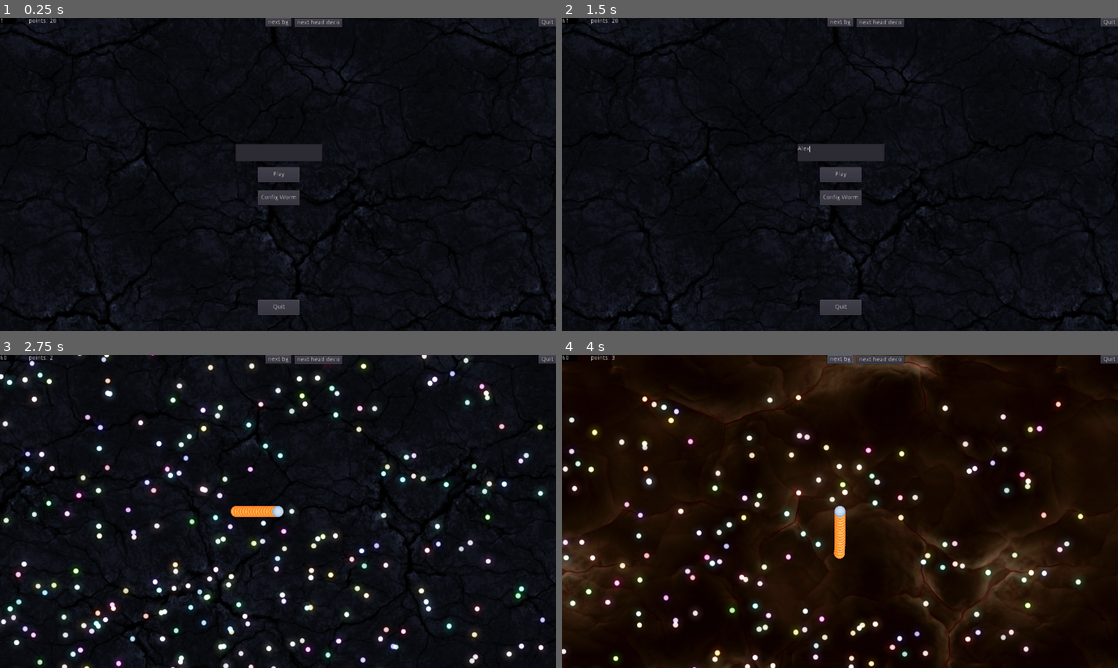
Above: before the commit, frames 1-4 (two rows, left to right).
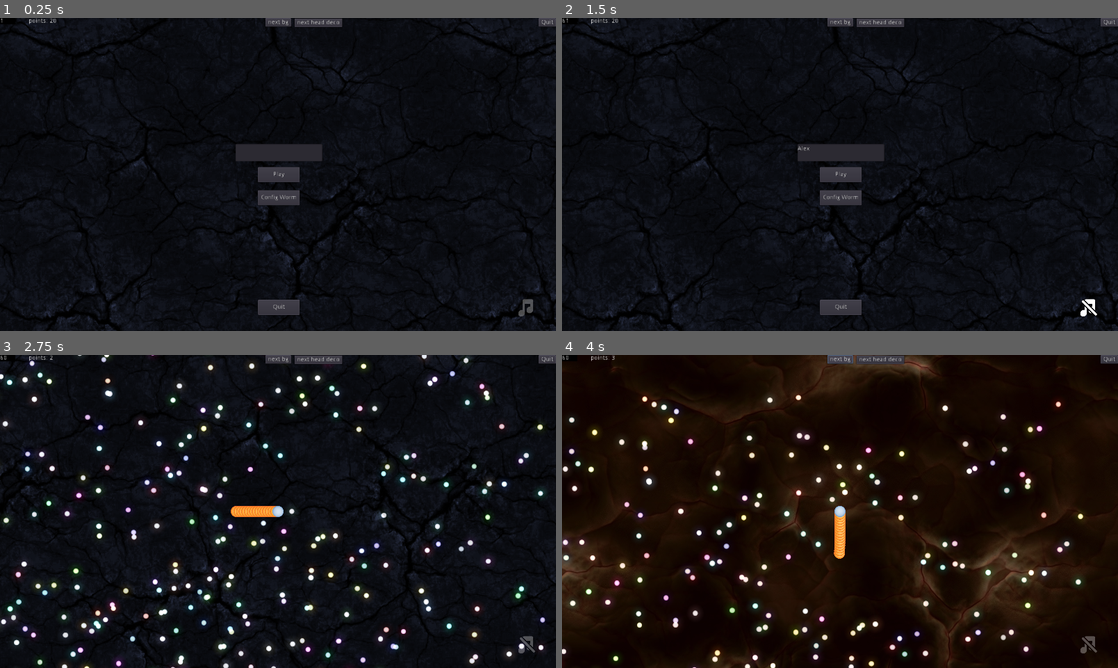
Above: after the commit, the same moments.

Repository: PostPollux/wriggly-worms
Game: Godot game, scene res://game.tscn
Same seed, same stepped clock (60 frames per second), same inputs: the game is played once before the commit and once after it. The engine's default icon, where the game draws it, is replaced by a stand-in: a white triangle on a blue panel in a dark square.
Inputs (mouse positions are in pixels of both pictures, inside the frame that each line leads up to):
- Up to frame 1 (0.25 s): no input
- Up to frame 2 (1.5 s): click (840, 152) at 0.52 s; type "Alex" at 0.6 s; click (1090, 305) at 1.27 s
- Up to frame 3 (2.75 s): click "Play" at 2 s
- Up to frame 4 (4 s): click "next bg" at 2.75 s; click "next bg" at 3.5 s

The runs differ from the first frame. In frame 1, less than 0.1% of the frame differs, in the area x 93-96%, y 89-96%; in frame 2, less than 0.1%, in the area x 42-97%, y 40-96%; in frame 3, less than 0.1%; in frame 4, less than 0.1%.

Commit message:
add music on/off button

Diff:
--- /dev/null
+++ b/Gui/GUI.gd
@@ -0,0 +1,42 @@
+extends Control
+
+
+# Declare member variables here. Examples:
+# var a: int = 2
+# var b: String = "text"
+
+onready var MusicOnOffButton : TextureButton = $"MusicOnOffButton"
+
+var musicOffTexture : Texture = preload("res://Gui/Icons/musicOff.png")
+var musicOnTexture : Texture = preload("res://Gui/Icons/musicOn.png")
+
+# Called when the node enters the scene tree for the first time.
+func _ready() -> void:
+	MusicOnOffButton.modulate = Color(1,1,1,0.3)
+
+	#if GameManager.Game.MusicPlayer.playing:
+	#	MusicOnOffButton.texture_normal = musicOffTexture
+	#else:
+	#	MusicOnOffButton.texture_normal = musicOnTexture
+
+# Called every frame. 'delta' is the elapsed time since the previous frame.
+#func _process(delta: float) -> void:
+#	pass
+
+
+func _on_MusicOnOffButton_mouse_entered() -> void:
+	MusicOnOffButton.modulate = Color(1,1,1,1)
+
+
+func _on_MusicOnOffButton_mouse_exited() -> void:
+	MusicOnOffButton.modulate = Color(1,1,1,0.3)
+
+
+func _on_MusicOnOffButton_pressed() -> void:
+
+	if GameManager.Game.MusicPlayer.playing:
+		GameManager.Game.fade_out_music()
+		MusicOnOffButton.texture_normal = musicOffTexture
+	else:
+		GameManager.Game.fade_in_music()
+		MusicOnOffButton.texture_normal = musicOnTexture
--- a/Gui/GUI.tscn
+++ b/Gui/GUI.tscn
@@ -1,7 +1,9 @@
-[gd_scene load_steps=3 format=2]
+[gd_scene load_steps=5 format=2]
 
 [ext_resource path="res://Gui/MainMenu.tscn" type="PackedScene" id=1]
 [ext_resource path="res://Gui/WormConfigMenu.tscn" type="PackedScene" id=2]
+[ext_resource path="res://Gui/Icons/musicOn.png" type="Texture" id=3]
+[ext_resource path="res://Gui/GUI.gd" type="Script" id=4]
 
 [node name="GUI" type="Control"]
 anchor_right = 1.0
@@ -11,6 +13,7 @@
 margin_right = 1.99561
 margin_bottom = -0.104858
 mouse_filter = 2
+script = ExtResource( 4 )
 __meta__ = {
 "_edit_use_anchors_": false
 }
@@ -19,3 +22,22 @@
 
 [node name="WormConfigMenu" parent="." instance=ExtResource( 2 )]
 visible = false
+
+[node name="MusicOnOffButton" type="TextureButton" parent="."]
+anchor_left = 1.0
+anchor_top = 1.0
+anchor_right = 1.0
+anchor_bottom = 1.0
+margin_left = -102.571
+margin_top = -87.141
+margin_right = -38.5706
+margin_bottom = -23.141
+texture_normal = ExtResource( 3 )
+expand = true
+stretch_mode = 4
+__meta__ = {
+"_edit_use_anchors_": false
+}
+[connection signal="mouse_entered" from="MusicOnOffButton" to="." method="_on_MusicOnOffButton_mouse_entered"]
+[connection signal="mouse_exited" from="MusicOnOffButton" to="." method="_on_MusicOnOffButton_mouse_exited"]
+[connection signal="pressed" from="MusicOnOffButton" to="." method="_on_MusicOnOffButton_pressed"]
--- a/Gui/WormConfigMenu.tscn
+++ b/Gui/WormConfigMenu.tscn
@@ -139,6 +139,7 @@
 margin_bottom = 4.0
 rect_scale = Vector2( 0.75, 0.75 )
 alignment = 1
+edit_alpha = false
 presets_enabled = false
 presets_visible = false
 __meta__ = {
--- a/game.gd
+++ b/game.gd
@@ -6,7 +6,9 @@
 onready var MainMenu : WW_MainMenu = $"CanvasLayer/GUI/MainMenu"
 onready var WormConfigMenu : WW_WormConfigMenu = $"CanvasLayer/GUI/WormConfigMenu"
 onready var ConfigWorm : WW_ConfigWorm = $"ConfigWorm"
-
+onready var MusicPlayer : AudioStreamPlayer = $"MusicPlayer"
+onready var MusicFadeOutTween : Tween = $"MusicPlayer/MusicFadeOutTween"
+onready var MusicFadeInTween : Tween = $"MusicPlayer/MusicFadeInTween"
 
 var visual_worm_config : Dictionary = {
 	"HeadDeco" : "none",
@@ -20,7 +22,38 @@
 
 # Called when the node enters the scene tree for the first time.
 func _ready() -> void:
+
+
+
 	pass # Replace with function body.
+
+
+func fade_out_music() -> void:
+	MusicFadeOutTween.interpolate_property(
+		MusicPlayer,
+		"volume_db",
+		0.0,
+		-20.0, 1.0,
+		Tween.TRANS_LINEAR,
+		Tween.EASE_OUT)
+
+	MusicFadeOutTween.start()
+
+func _on_MusicFadeOutTween_tween_completed(object: Object, key: NodePath) -> void:
+	MusicPlayer.playing = false
+
+func fade_in_music() -> void:
+	MusicPlayer.playing = true
+
+	MusicFadeInTween.interpolate_property(
+		MusicPlayer,
+		"volume_db",
+		-20.0,
+		0.0, 1.0,
+		Tween.TRANS_CUBIC,
+		Tween.EASE_OUT)
+
+	MusicFadeInTween.start()
 
 
 
--- a/game.tscn
+++ b/game.tscn
@@ -1,6 +1,7 @@
-[gd_scene load_steps=6 format=2]
+[gd_scene load_steps=7 format=2]
 
 [ext_resource path="res://Debug/DebugOverlay.tscn" type="PackedScene" id=1]
+[ext_resource path="res://Music/Action Strike.ogg" type="AudioStream" id=2]
 [ext_resource path="res://game.gd" type="Script" id=3]
 [ext_resource path="res://Map/Map.tscn" type="PackedScene" id=4]
 [ext_resource path="res://Gui/GUI.tscn" type="PackedScene" id=5]
@@ -8,6 +9,14 @@
 
 [node name="Game" type="Node"]
 script = ExtResource( 3 )
+
+[node name="MusicPlayer" type="AudioStreamPlayer" parent="."]
+stream = ExtResource( 2 )
+autoplay = true
+
+[node name="MusicFadeOutTween" type="Tween" parent="MusicPlayer"]
+
+[node name="MusicFadeInTween" type="Tween" parent="MusicPlayer"]
 
 [node name="Map" parent="." instance=ExtResource( 4 )]
 
@@ -18,3 +27,4 @@
 [node name="DebugOverlay" parent="CanvasLayer" instance=ExtResource( 1 )]
 
 [node name="GUI" parent="CanvasLayer" instance=ExtResource( 5 )]
+[connection signal="tween_completed" from="MusicPlayer/MusicFadeOutTween" to="." method="_on_MusicFadeOutTween_tween_completed"]
Binary file added: Gui/Icons/cross.png
Not shown, added: Gui/Icons/cross.png.import
Binary file added: Gui/Icons/gear.png
Not shown, added: Gui/Icons/gear.png.import
Binary file added: Gui/Icons/left.png
Not shown, added: Gui/Icons/left.png.import
Binary file added: Gui/Icons/musicOff.png
Not shown, added: Gui/Icons/musicOff.png.import
Binary file added: Gui/Icons/musicOn.png
Not shown, added: Gui/Icons/musicOn.png.import
Binary file added: Gui/Icons/right.png
Not shown, added: Gui/Icons/right.png.import
(and 2 more such lines)
